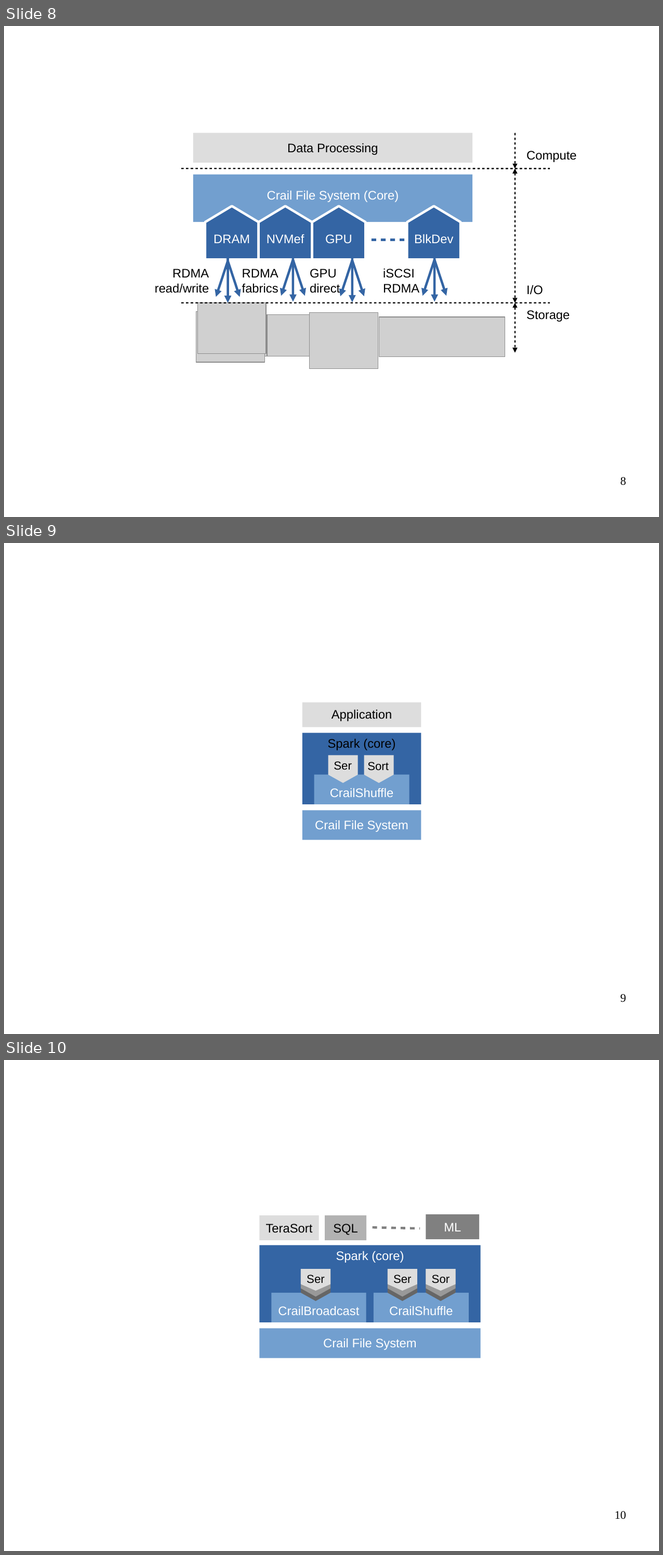
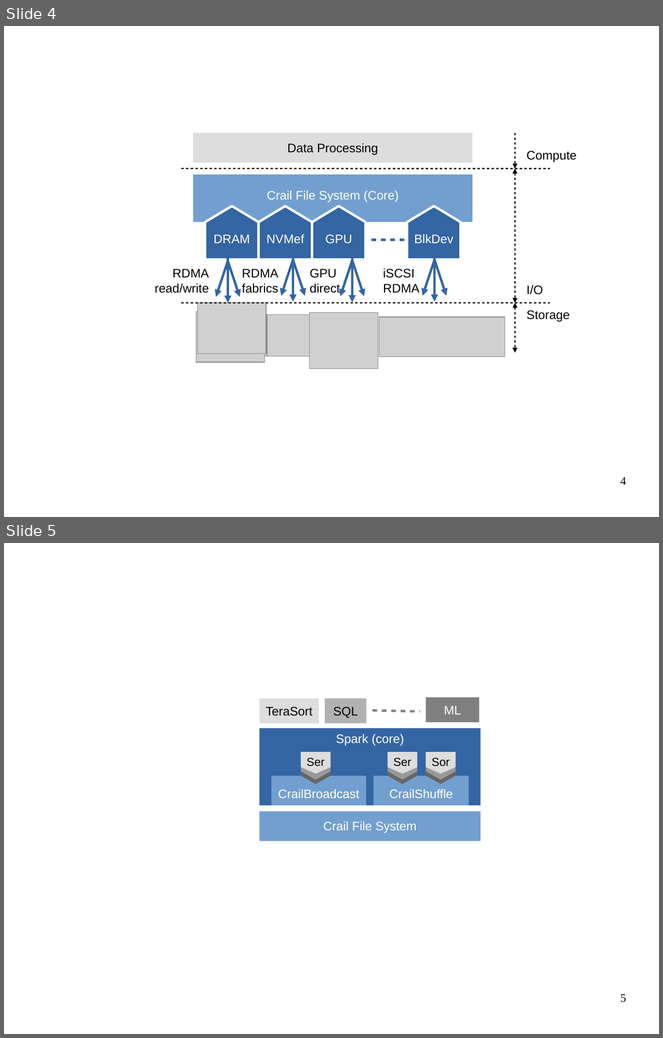
Before and after one commit to apache/incubator-crail-website, a slide deck: _graphix/website.odp. Shown one above the other, each under a label of ours: slides 8, 9 and 10 before the commit, slides 4 and 5 after it. The pictures are 663x1555 and 663x1038 pixels, drawn with LibreOffice and Linux fonts; fonts in the diff are those of the drawing; grey boxes stand for pictures; background and template pictures are left out. Boxes give left, top, right and bottom in pixels: in the first picture for what was removed or moved away, otherwise in the second. Text is boxed around its words. In the diff, an @@ line names an element or a change of style, - is before the commit and + after.

```diff
--- a/_graphix/website.odp
+++ b/_graphix/website.odp
@@ slide 9 removed at (4,543,659,1034), background #FFFFFF @@
@@ rectangle removed at (302,702,422,727) @@
@@ text removed at (332,709,392,721) @@
-Application
@@ rectangle removed at (302,733,422,805) @@
@@ text removed at (328,739,396,750) @@
-Spark (core)
@@ freeform shape removed at (328,755,358,783) @@
@@ freeform shape removed at (364,755,394,783) @@
@@ rectangle removed at (314,775,410,805) @@
@@ text removed at (334,761,352,770) @@
-Ser
@@ text removed at (367,762,389,771) @@
-Sort
@@ text removed at (330,788,393,797) @@
-CrailShuffle
@@ rectangle removed at (302,811,422,840) @@
@@ text removed at (315,821,409,832) @@
-Crail File System
@@ page number removed at (621,994,626,1003) @@
-9
@@ what was slide 8 is now slide 4 @@
@@ page number at (621,477,626,485): text changed @@
-8
+4
@@ what was slide 10 is now slide 5 @@
@@ page number at (621,994,626,1003): text changed @@
-10
+5
```
Also in this commit, not shown: 4 other slides removed.
